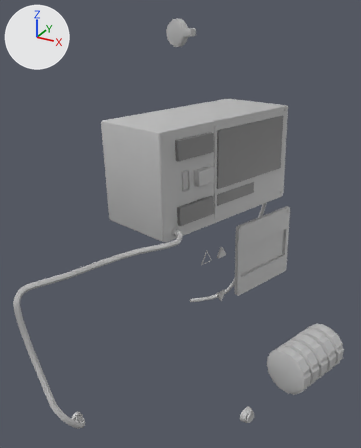
The FBX model Assets/_Assets/Models/Instruments/RadioParaLlax.fbx: old version first, new version second.
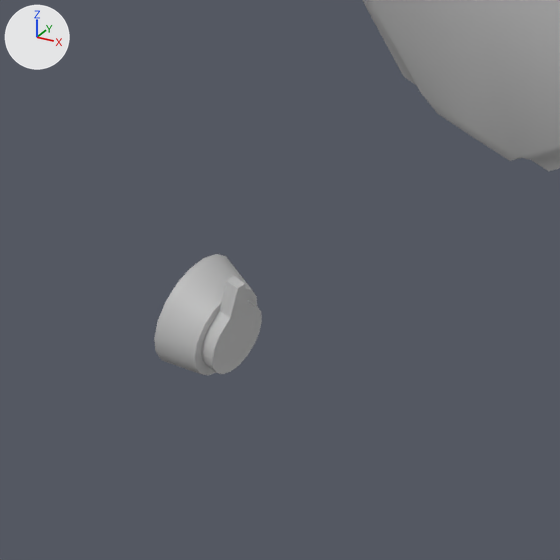
The first picture shows the older version from a 50 mm lens placed at (6.52, -0.17, 14.82), pointed at (3.45, 5.41, 12.03). The close-ups show the older and then the newer version on the part from 61% to 82% of the width and 83% to 100% of the height of that picture. Only the edits that show in the close-ups are written down. Arrows for +X, +Y and +Z are at upper left; the lights stay in place. Where no turn or scale is listed for an object, it has been applied to the vertices.

Names of what the first close-up shows: 'numDial_01', 'radioTuner_v1'.
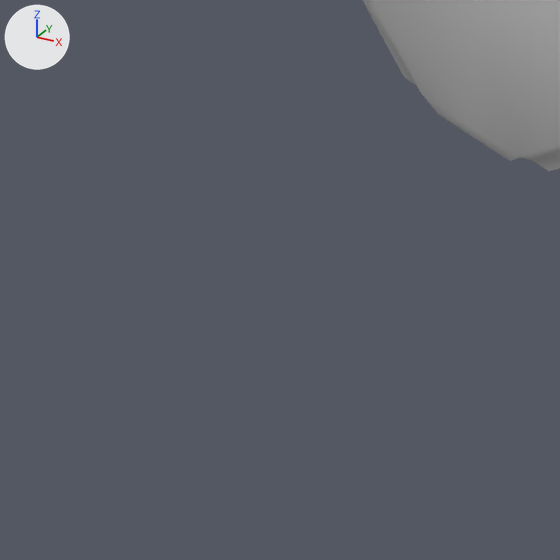
What differs and where, as boxes [x1, y1, x2, y2] in the close-ups (560 x 560 px):
'radioTuner_v1', deleted
    before: [154, 254, 262, 376]

The change, as a list of edits to the scene's bpy script:
```text
Remove ob_radiotuner_v1:
    ob_radiotuner_v1 = bpy.data.objects.new('radioTuner_v1', me_cylinder_079)
    ob_radiotuner_v1.location = (4.896, 4.471, 10.076)
```
